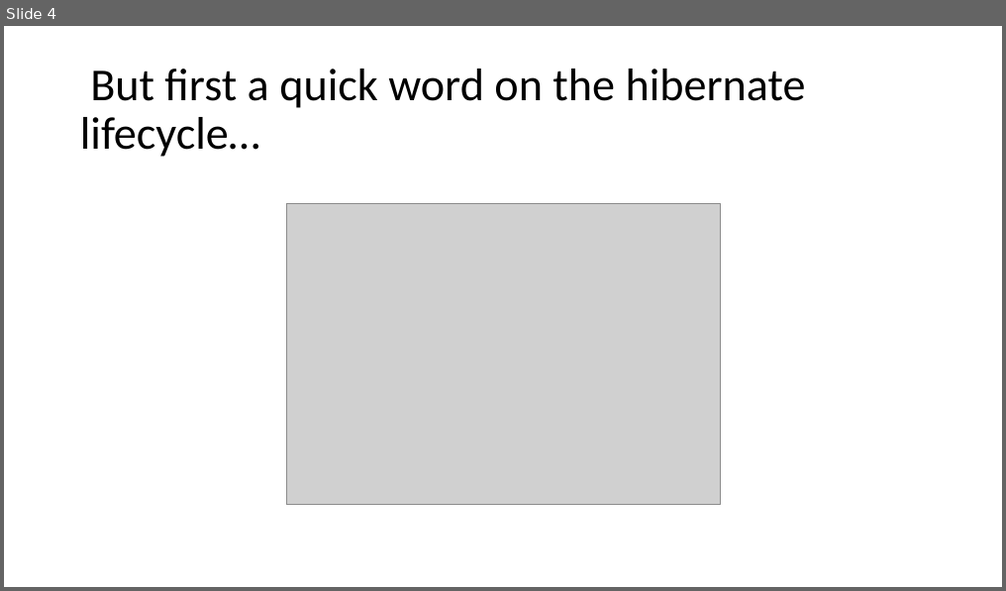
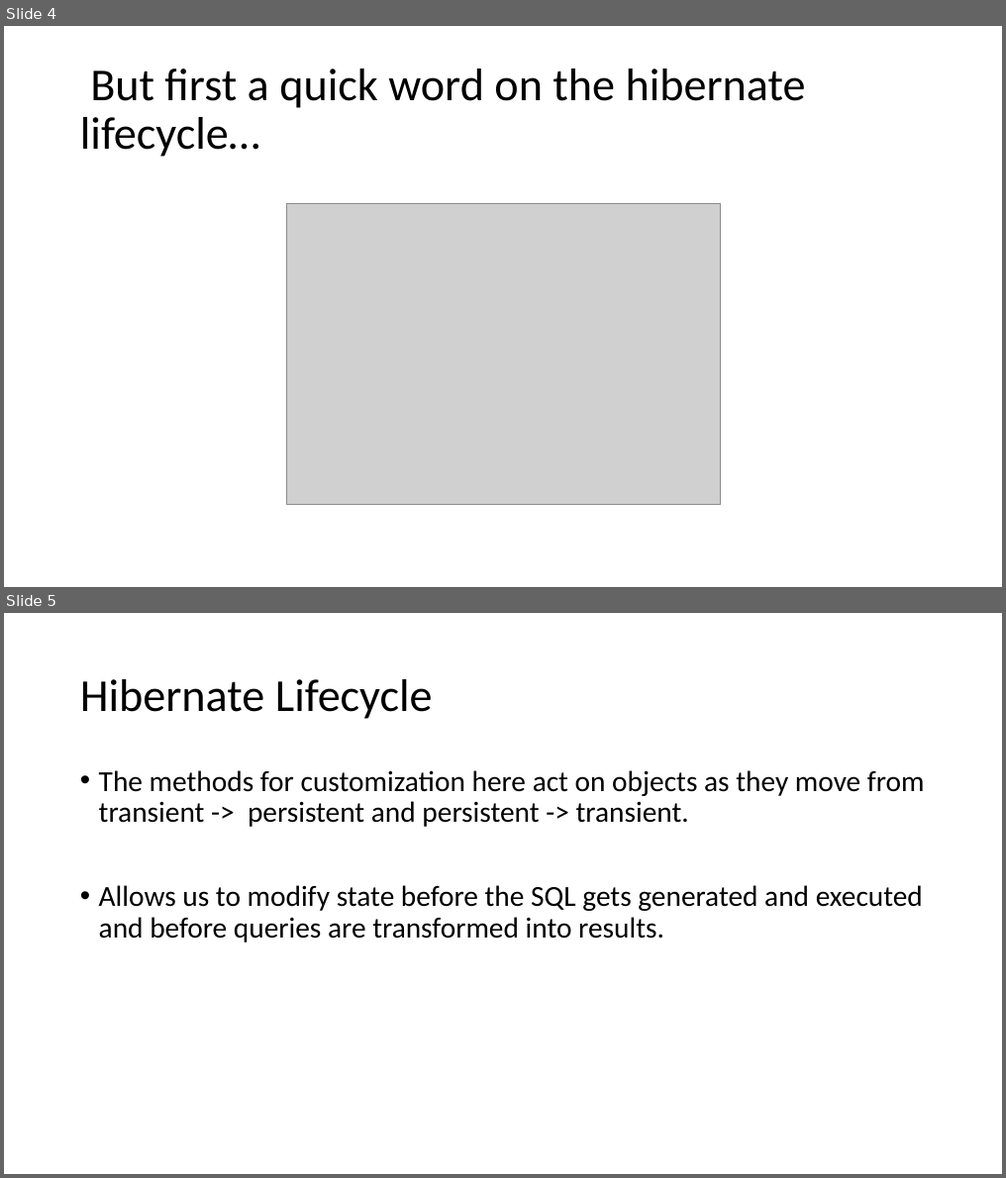
Before and after one commit to sfaria/hibernate_customization_demo, a slide deck: Customizing Hibernate with Annotations.pptx. Shown one above the other, each under a label of ours: slide 4 before the commit, slides 4 and 5 after it. The pictures are 1006x591 and 1006x1178 pixels, drawn with LibreOffice and Linux fonts; fonts in the diff are those of the drawing; grey boxes stand for pictures. Boxes give left, top, right and bottom in pixels: in the first picture for what was removed or moved away, otherwise in the second. Text is boxed around its words. In the diff, an @@ line names an element or a change of style, - is before the commit and + after.

```diff
--- a/Customizing Hibernate with Annotations.pptx
+++ b/Customizing Hibernate with Annotations.pptx
@@ slide 5 added at box(4, 613, 1002, 1174), background #FFFFFF @@
@@ title added at box(80, 679, 433, 719), 44 pt, text #000000 @@
+Hibernate Lifecycle
@@ text added at box(99, 770, 925, 943), 28 pt, text #000000 @@
+• The methods for customization here act on objects as they move from transient -> persistent and persistent -> transient.
+• Allows us to modify state before the SQL gets generated and executed and before queries are transformed into results.
```
Also in this commit, not shown: 6 other slides added, 1 other file.
